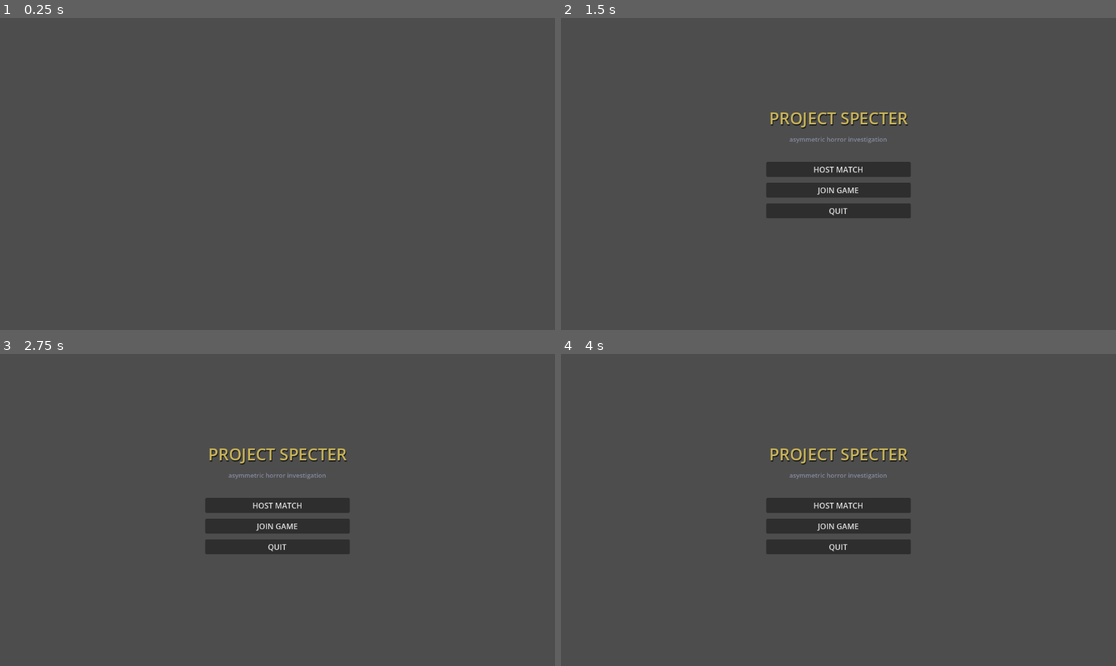
Above: before the commit, frames 1-4 (two rows, left to right).
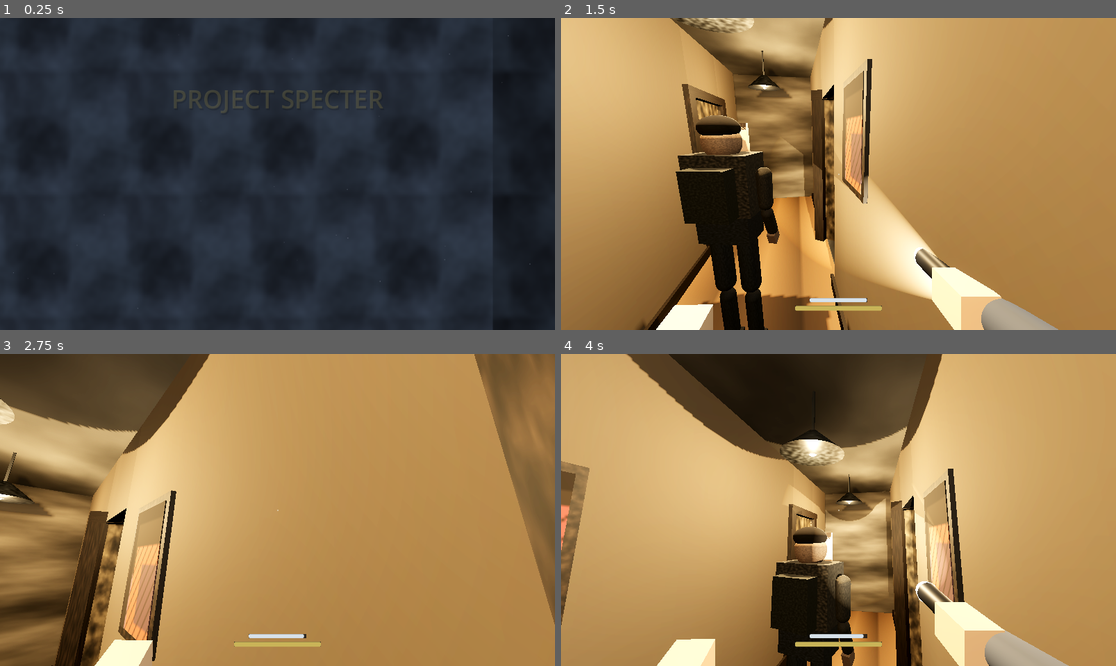
Above: after the commit, the same moments.

Repository: blastbeng/ProjectSpecterV2
Game: Godot game, scene res://scenes/boot.tscn
Same seed, same stepped clock (60 frames per second), same inputs: the game is played once before the commit and once after it.
Inputs (mouse positions are in pixels of both pictures, inside the frame that each line leads up to):
- Up to frame 1 (0.25 s): no input
- Up to frame 2 (1.5 s): tap Enter (ui_accept) at 0.5, 0.77 s; move the mouse to (960, 158) at 0.52 s; hold Right (ui_right) 0.53-1.25 s; tap Q at 0.6 s; click (960, 158) at 0.67 s; drag from (727, 189) to (810, 236) at 1.27 s
- Up to frame 3 (2.75 s): move the mouse to (333, 441) at 2.02 s; hold Right (ui_right) from 2.03 s (still down); hold Shift from 2.03 s (still down)
- Up to frame 4 (4 s): release Right (ui_right) at 2.75 s; release Shift at 2.75 s; click (838, 506) at 2.75 s, where only the run before the commit has a clickable "HOST MATCH"; drag from (810, 572) to (672, 463) at 3.52 s

The runs differ from the first frame. In frame 1, 99% of the frame differs, in the area x 0-100%, y 0-100%; in frame 2, 100%; in frame 3, 100%; in frame 4, 100%.
Error before the commit: Parse Error: Too few arguments for "set_font_size()" call. Expected at least 3 but received 2. (res://scripts/ui/ui_theme.gd:62)

Commit message:
fix: set_font_size needs type arg in 4.7 (remote parse error)

Diff:
--- a/scripts/ui/ui_theme.gd
+++ b/scripts/ui/ui_theme.gd
@@ -59,9 +59,9 @@
 	t.set_color("font_hover_color", "Button", ACCENT)
 	t.set_color("font_focus_color", "Button", ACCENT)
 	t.set_color("font_pressed_color", "Button", ACCENT)
-	t.set_font_size("Button", 17)
-	t.set_font_size("Label", 15)
-	t.set_font_size("LineEdit", 15)
+	t.set_font_size("Button", "Button", 17)
+	t.set_font_size("Label", "Label", 15)
+	t.set_font_size("LineEdit", "LineEdit", 15)
 
 	# Labels: readable default colors + soft shadow.
 	t.set_color("font_color", "Label", TEXT)
